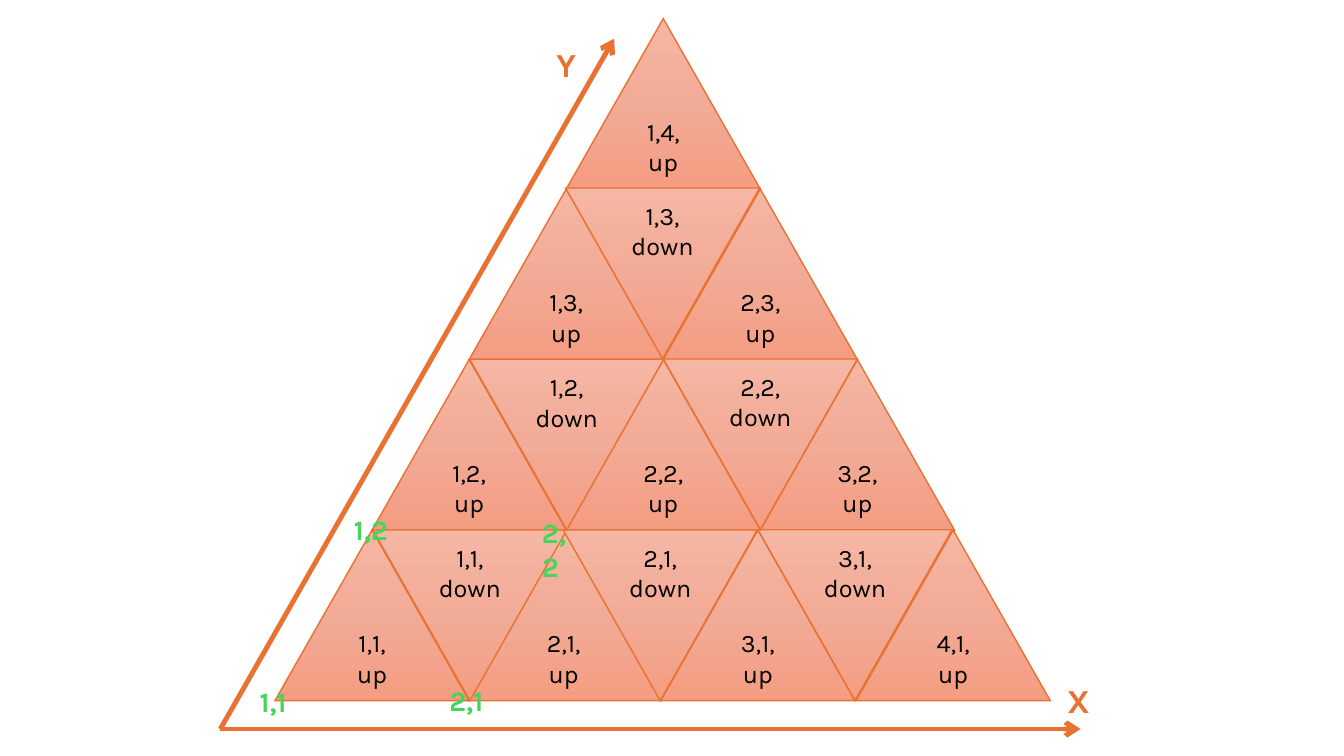
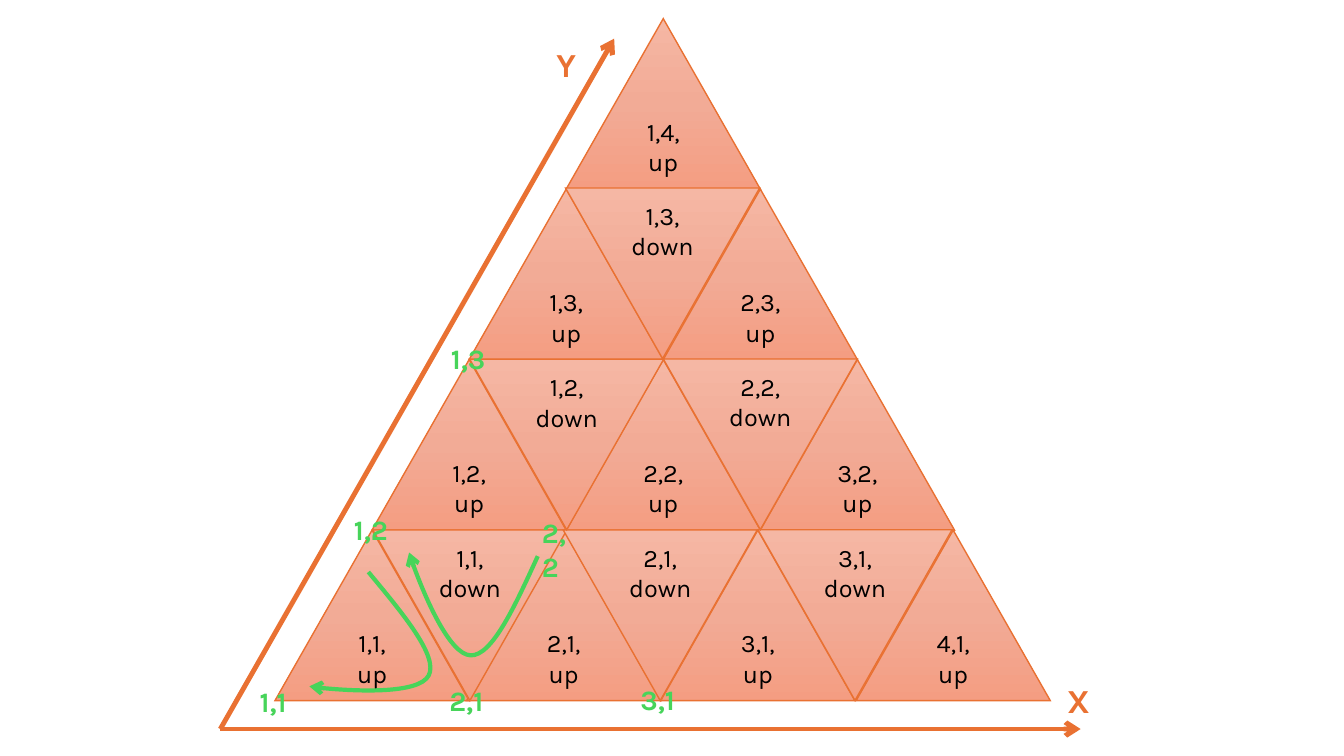
Before and after one commit to barasztamas/logifaces, a slide deck: slide 1 of grid.pptx. Drawn at 1344x756 pixels with LibreOffice and Linux fonts; fonts in the diff are those of the drawing. Boxes give left, top, right and bottom in pixels: in the first picture for what was removed or moved away, otherwise in the second. Text is boxed around its words. In the diff, an @@ line names an element or a change of style, - is before the commit and + after.

```diff
--- a/grid.pptx
+++ b/grid.pptx
@@ text added at bbox=[451, 344, 485, 377], 20 pt, text #47D45A, bold @@
+1,3
@@ freeform shape added at bbox=[406, 503, 564, 663], outline #47D45A 3 pt @@
@@ freeform shape added at bbox=[310, 572, 431, 690], outline #47D45A 3 pt @@
@@ text added at bbox=[640, 685, 674, 718], 20 pt, text #47D45A, bold @@
+3,1
```
Also in this commit, not shown: 1 other file.
